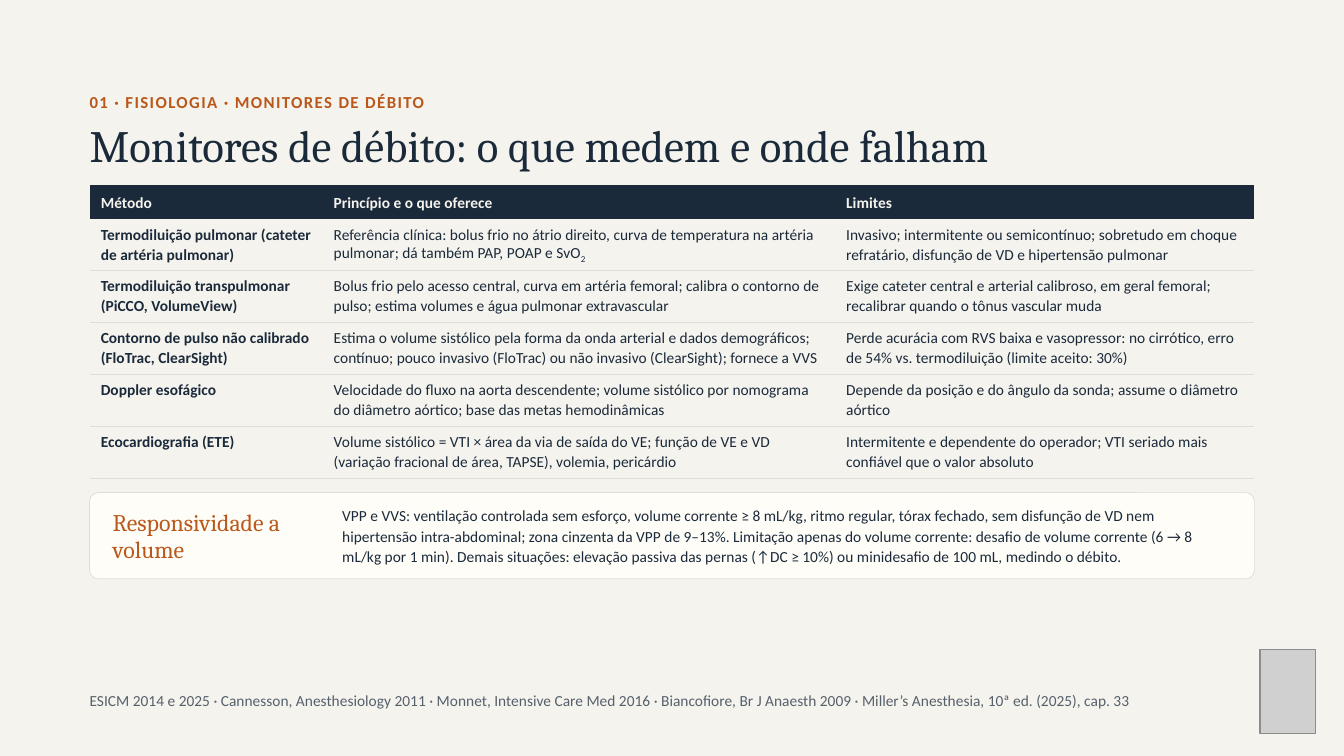
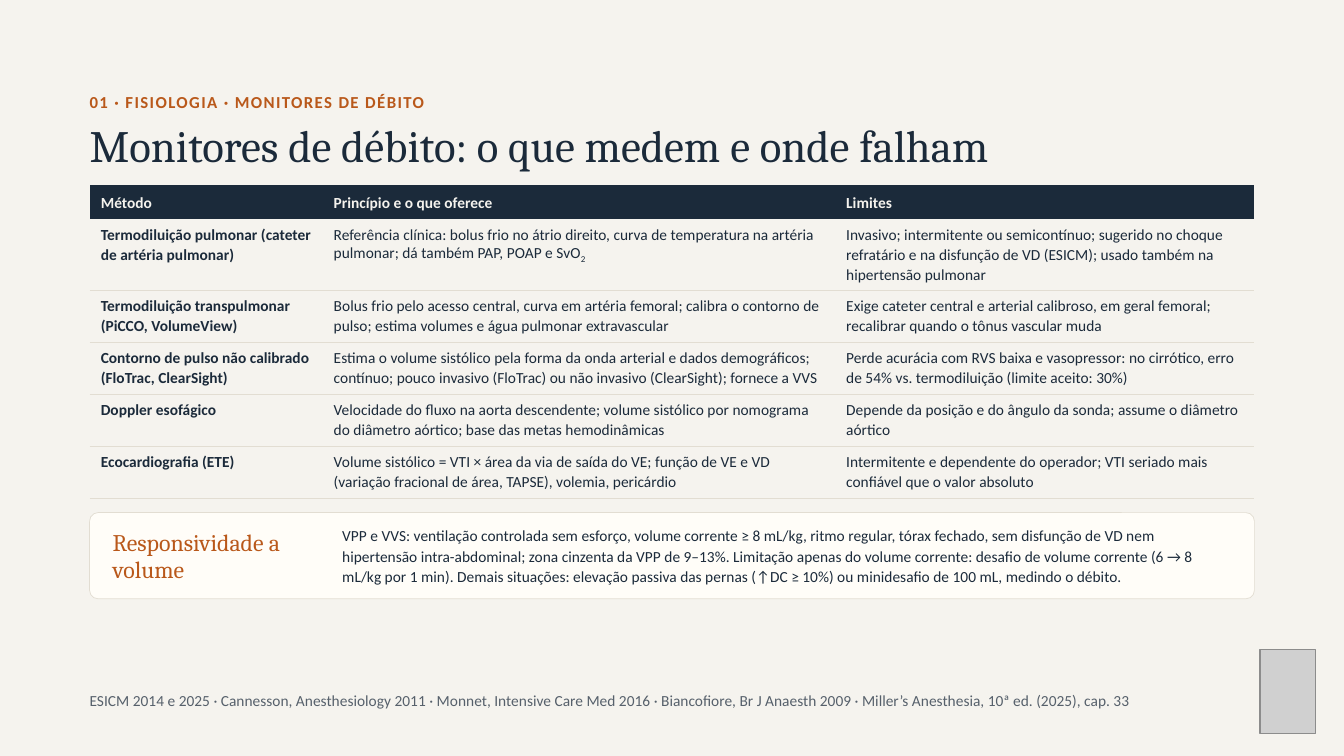
Before and after one commit to brunomoraesdubois-bit/Bruno, a slide deck: slide 5 of apresentacao/Aminas_Vasoativas.pptx. Drawn at 1344x756 pixels with LibreOffice and Linux fonts; fonts in the diff are those of the drawing; grey boxes stand for pictures. Boxes give left, top, right and bottom in pixels: in the first picture for what was removed or moved away, otherwise in the second. Text is boxed around its words. In the diff, an @@ line names an element or a change of style, - is before the commit and + after.

```diff
--- a/apresentacao/Aminas_Vasoativas.pptx
+++ b/apresentacao/Aminas_Vasoativas.pptx
@@ table at box(90, 185, 1254, 494) @@
-row 2, column 3: Invasivo; intermitente ou semicontínuo; sobretudo em choque refratário, disfunção de VD e hipertensão pulmonar
+row 2, column 3: Invasivo; intermitente ou semicontínuo; sugerido no choque refratário e na disfunção de VD (ESICM); usado também na hipertensão pulmonar
@@ 2 texts, 1 rounded rectangle: place and size @@
-2 texts, 1 rounded rectangle at box(90, 493, 1255, 579)
+2 texts, 1 rounded rectangle at box(90, 513, 1255, 599)
```
Also in this commit, not shown: 1 other slide changed, 31 other files.
